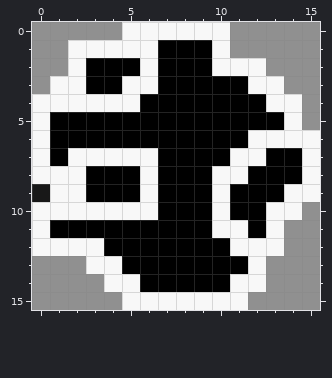
File history of a pixel-art file, sdioretsA/Assets/Sprites/Asteroid1Level1.aseprite. The first picture shows the starting point.
16x16 pixels, 1 frame.
After:
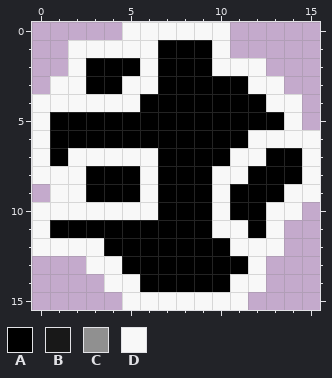
Palette (. is transparent): A #000000  B #181818  C #909090  D #f8f8f8
What changed:
{"y":0,"x":0,"old":"CCCCC","new":"....."}
{"y":0,"x":11,"old":"CCCCC","new":"....."}
{"y":1,"x":0,"old":"CC","new":".."}
{"y":1,"x":11,"old":"CCCCC","new":"....."}
{"y":2,"x":0,"old":"CC","new":".."}
{"y":2,"x":13,"old":"CCC","new":"..."}
{"y":3,"x":0,"old":"C","new":"."}
{"y":3,"x":14,"old":"CC","new":".."}
{"y":4,"x":15,"old":"C","new":"."}
{"y":5,"x":15,"old":"C","new":"."}
{"y":9,"x":0,"old":"B","new":"."}
{"y":10,"x":15,"old":"C","new":"."}
{"y":11,"x":14,"old":"CC","new":".."}
{"y":12,"x":14,"old":"CC","new":".."}
{"y":13,"x":0,"old":"CCC","new":"..."}
{"y":13,"x":13,"old":"CCC","new":"..."}
{"y":14,"x":0,"old":"CCCC","new":"...."}
{"y":14,"x":13,"old":"CCC","new":"..."}
{"y":15,"x":0,"old":"CCCCC","new":"....."}
{"y":15,"x":12,"old":"CCCC","new":"...."}
{"label":"erased","picture_box":[32,22,122,94]}
{"label":"erased","picture_box":[230,22,320,130]}
{"label":"erased","picture_box":[32,184,122,310]}
{"label":"erased","picture_box":[248,202,320,310]}
